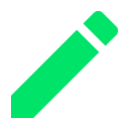
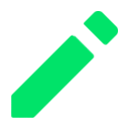
Layer changes from the first w=128, h=128 image to the second:
painted on "edit", masked it over 11, 22, 108, 118
